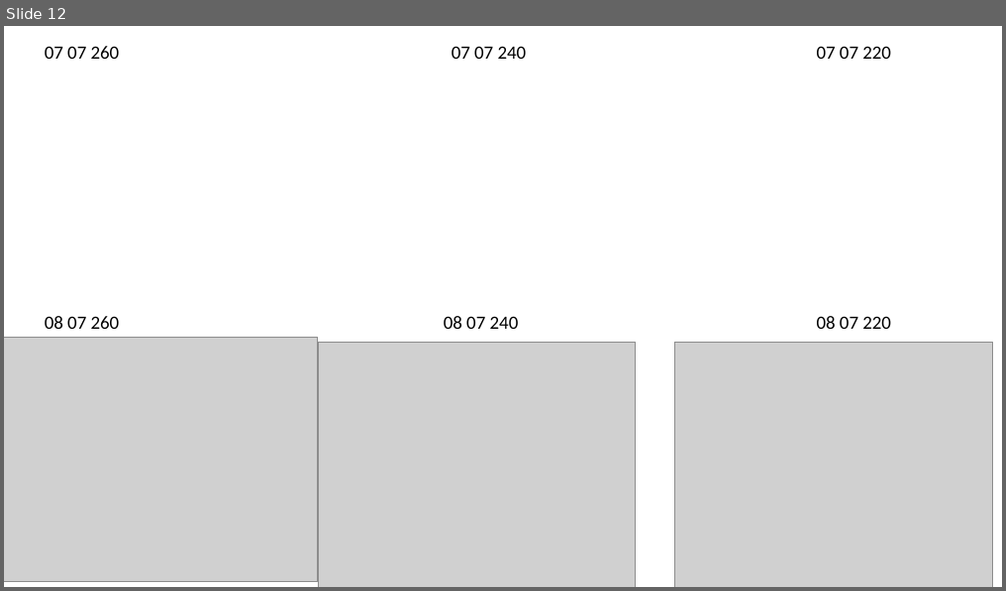
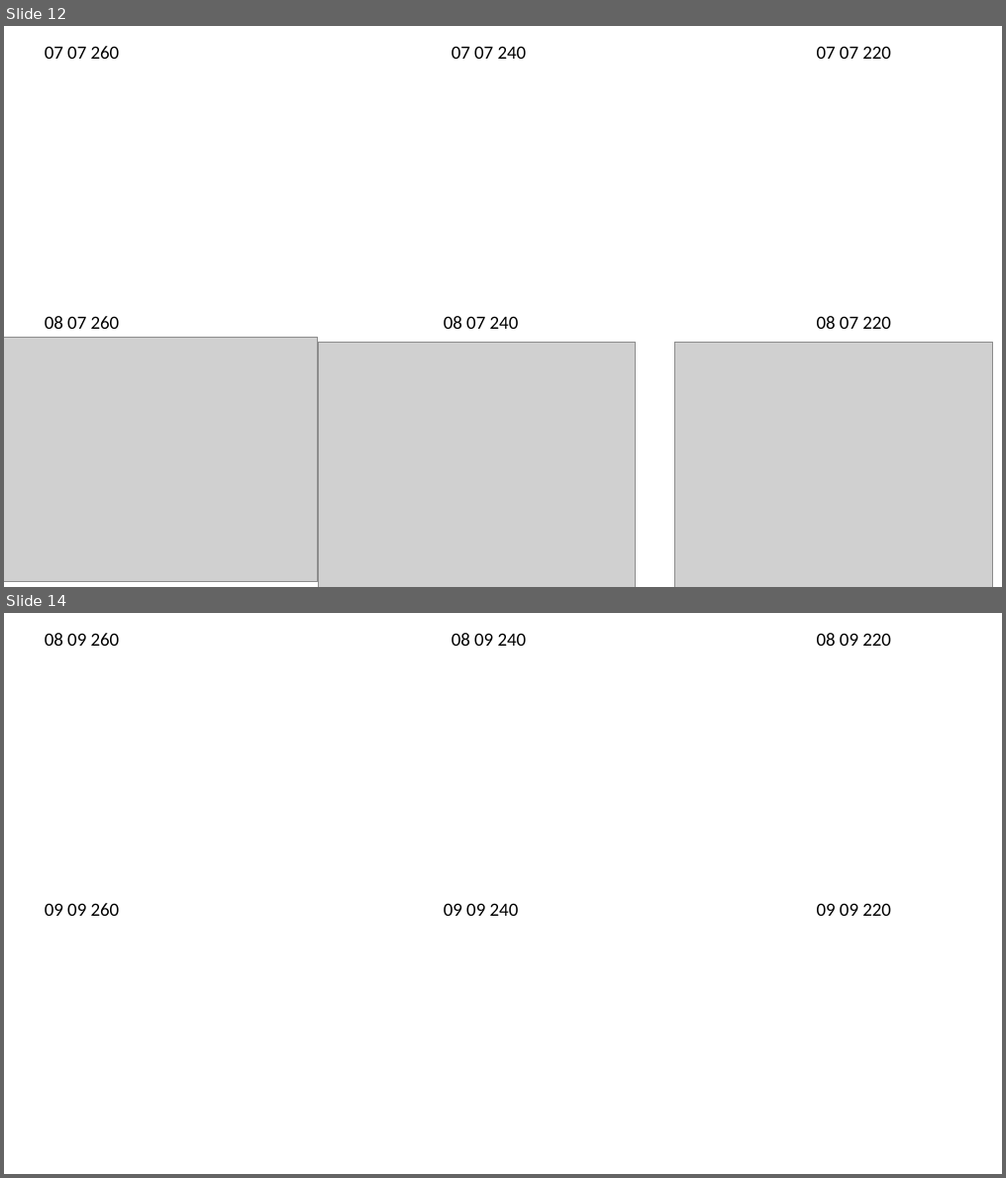
Before and after one commit to tyokokur/presentations, a slide deck: p_update.pptx. Shown one above the other, each under a label of ours: slide 12 before the commit, slides 12 and 14 after it; the slides between them are not shown. The pictures are 1006x591 and 1006x1178 pixels, drawn with LibreOffice and Linux fonts; fonts in the diff are those of the drawing; grey boxes stand for pictures. Boxes give left, top, right and bottom in pixels: in the first picture for what was removed or moved away, otherwise in the second. Text is boxed around its words. In the diff, an @@ line names an element or a change of style, - is before the commit and + after.

```diff
--- a/p_update.pptx
+++ b/p_update.pptx
@@ slide 14 added at box(4, 613, 1002, 1174), background #FFFFFF @@
@@ group added at box(45, 633, 891, 916): 6 texts @@
+08 09 260
+08 09 240
+08 09 220
+09 09 260
+09 09 240
+09 09 220
```
Also in this commit, not shown: 2 other slides added, 1 other file.
